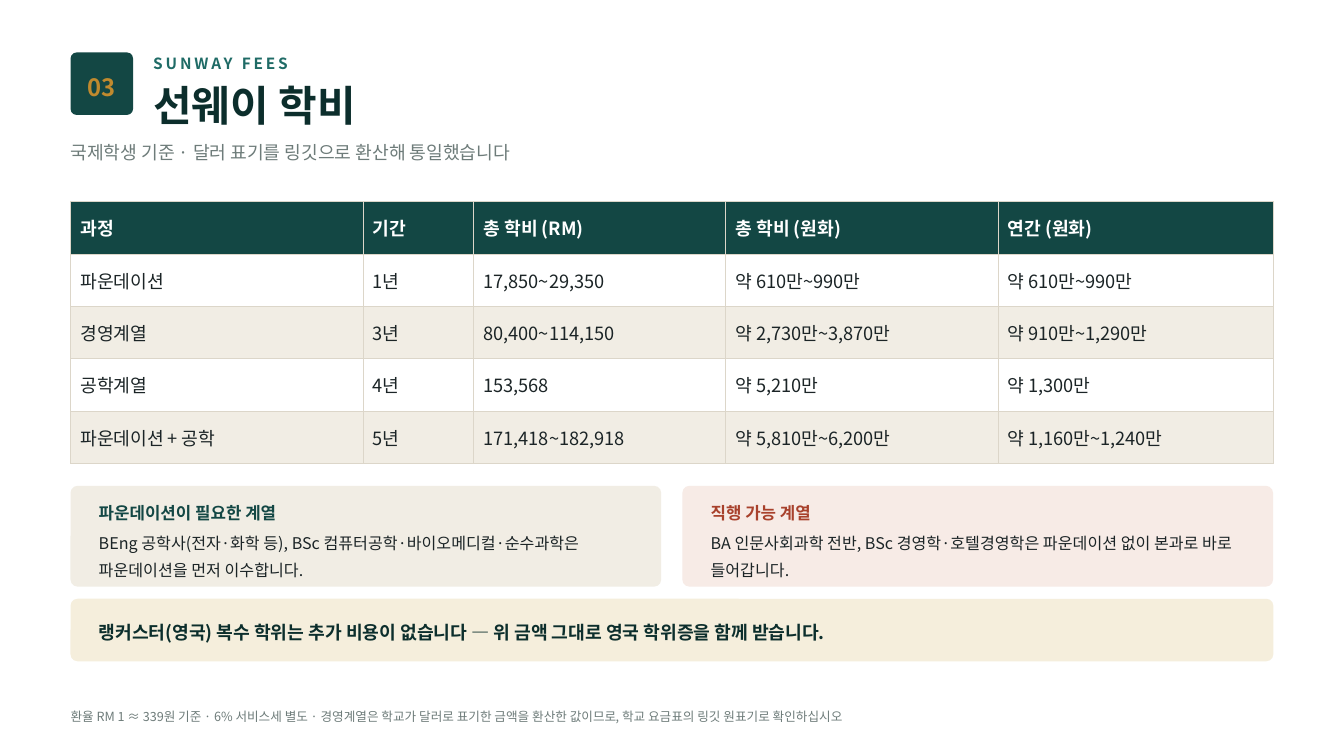
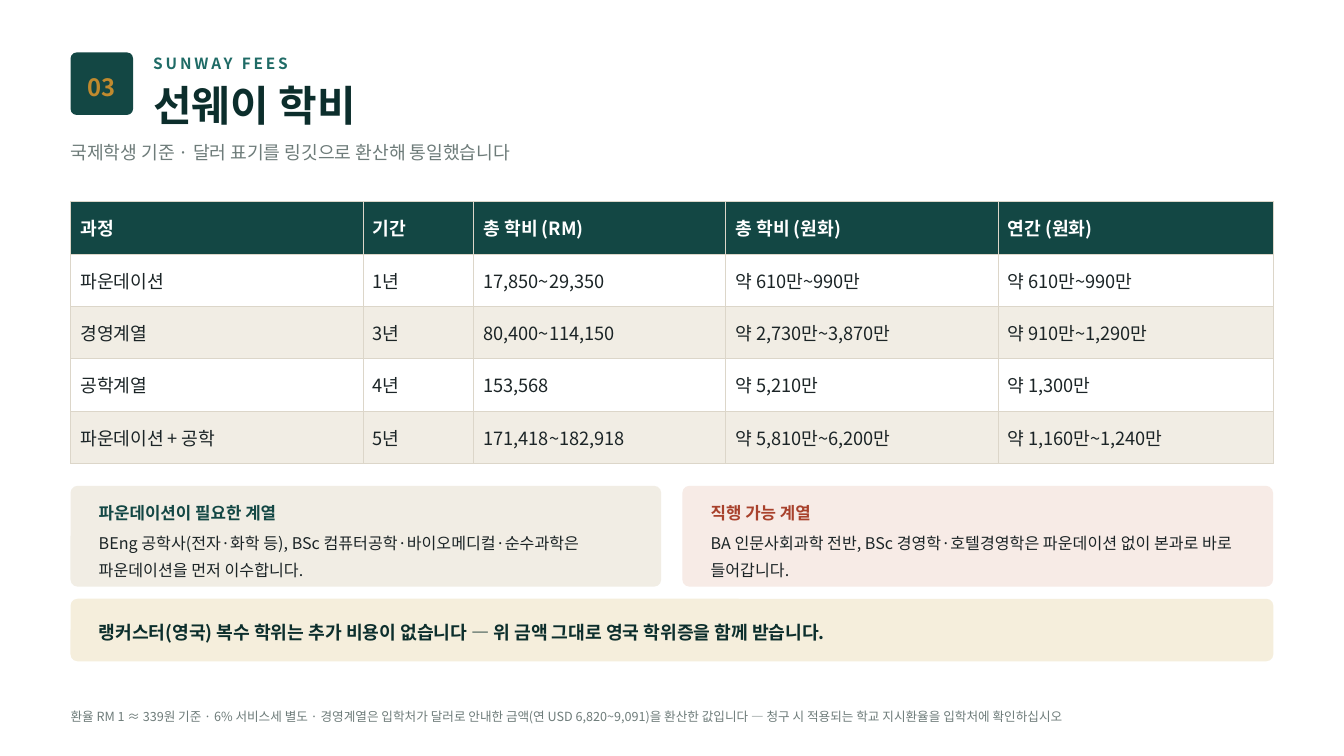
Before and after one commit to ChampionJohan/Johan, a slide deck: slide 4 of design/malaysia-study-live/말레이시아유학_학비와예산.pptx. Drawn at 1344x756 pixels with LibreOffice and Linux fonts; fonts in the diff are those of the drawing. Boxes give left, top, right and bottom in pixels: in the first picture for what was removed or moved away, otherwise in the second. Text is boxed around its words. In the diff, an @@ line names an element or a change of style, - is before the commit and + after.

```diff
--- a/design/malaysia-study-live/말레이시아유학_학비와예산.pptx
+++ b/design/malaysia-study-live/말레이시아유학_학비와예산.pptx
@@ text at [71, 710, 1063, 723]: text changed @@
-환율 RM 1 ≈ 339원 기준 · 6% 서비스세 별도 · 경영계열은 학교가 달러로 표기한 금액을 환산한 값이므로, 학교 요금표의 링깃 원표기로 확인하십시오
+환율 RM 1 ≈ 339원 기준 · 6% 서비스세 별도 · 경영계열은 입학처가 달러로 안내한 금액(연 USD 6,820~9,091)을 환산한 값입니다 — 청구 시 적용되는 학교 지시환율을 입학처에 확인하십시오
```
Also in this commit, not shown: 2 other slides changed, 4 other files.
